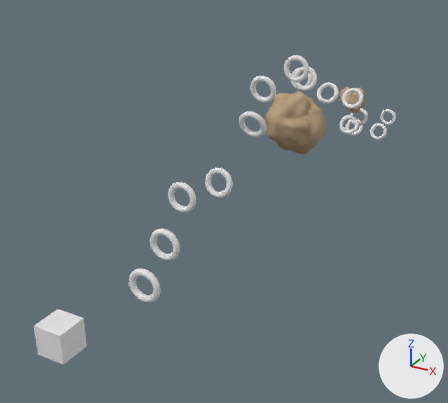
The Blender file core/blender/Levels/Beginner Levels/level13.blend, before and after one commit.
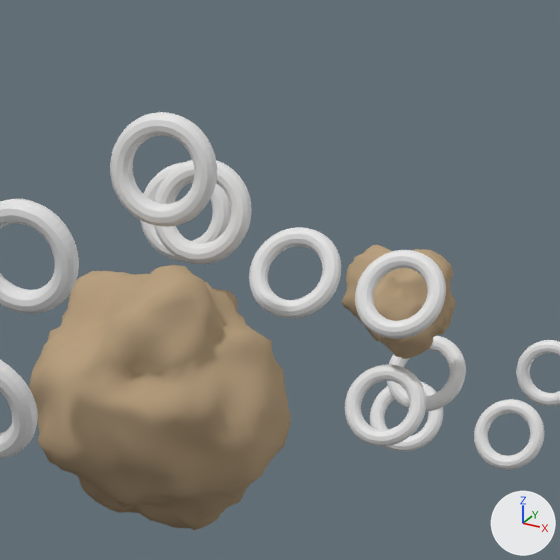
There are two pictures of each version: one whole from a camera (50 mm lens) standing at (23.0, -21.9, 21.9) and looking at (-5.5, 29.9, -4.0), one close up on the part from 58% to 87% of the width and 7% to 40% of the height. Arrows for +X, +Y and +Z are at lower right; the lights stay in place.

Names of what the first close-up shows: 'Cube.000', 'Cube.001', 'Gate.005', 'Gate.006', 'Gate.007', 'Gate.008', 'Gate.009', 'Gate.010', 'Gate.011', 'Gate.012', 'Gate.013', 'Gate.014', 'Gate.015'.
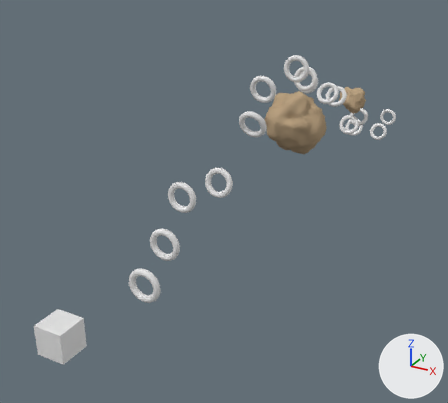
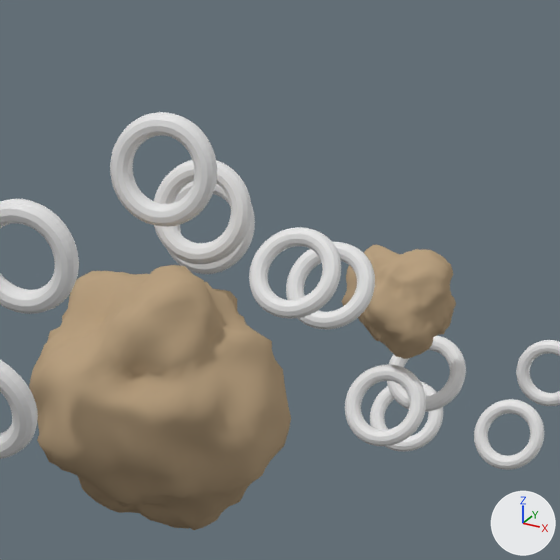
Diff of the bpy script that builds the scene:
```diff
--- a/core/blender/Levels/Beginner Levels/level13.blend.py
+++ b/core/blender/Levels/Beginner Levels/level13.blend.py
@@ ob_gate_011 @@
 ob_gate_011 = bpy.data.objects.new('Gate.011', me_gate_011)
-ob_gate_011.location = (2.0, 47.0, 4.0)
+ob_gate_011.location = (0.0, 47.0, 4.0)
 ob_gate_011.rotation_euler = (1.047, 0.0, 0.0)  # degrees (60, 0, 0)
@@ ob_gate_009 @@
 ob_gate_009 = bpy.data.objects.new('Gate.009', me_gate_009)
-ob_gate_009.location = (-2.0, 41.0, 7.0)
+ob_gate_009.location = (-1.0, 40.0, 7.0)
 ob_gate_009.rotation_euler = (1.396, 0.0, 0.0)  # degrees (80, 0, 0)
```

Location of each change, (x1, y1, x2, y2) in pixels of the close-ups (560 x 560 px):
'Gate.011', moved: before (355, 250, 446, 339); after (286, 242, 375, 330)
'Gate.009', moved: before (140, 162, 231, 261); after (167, 182, 255, 274)
